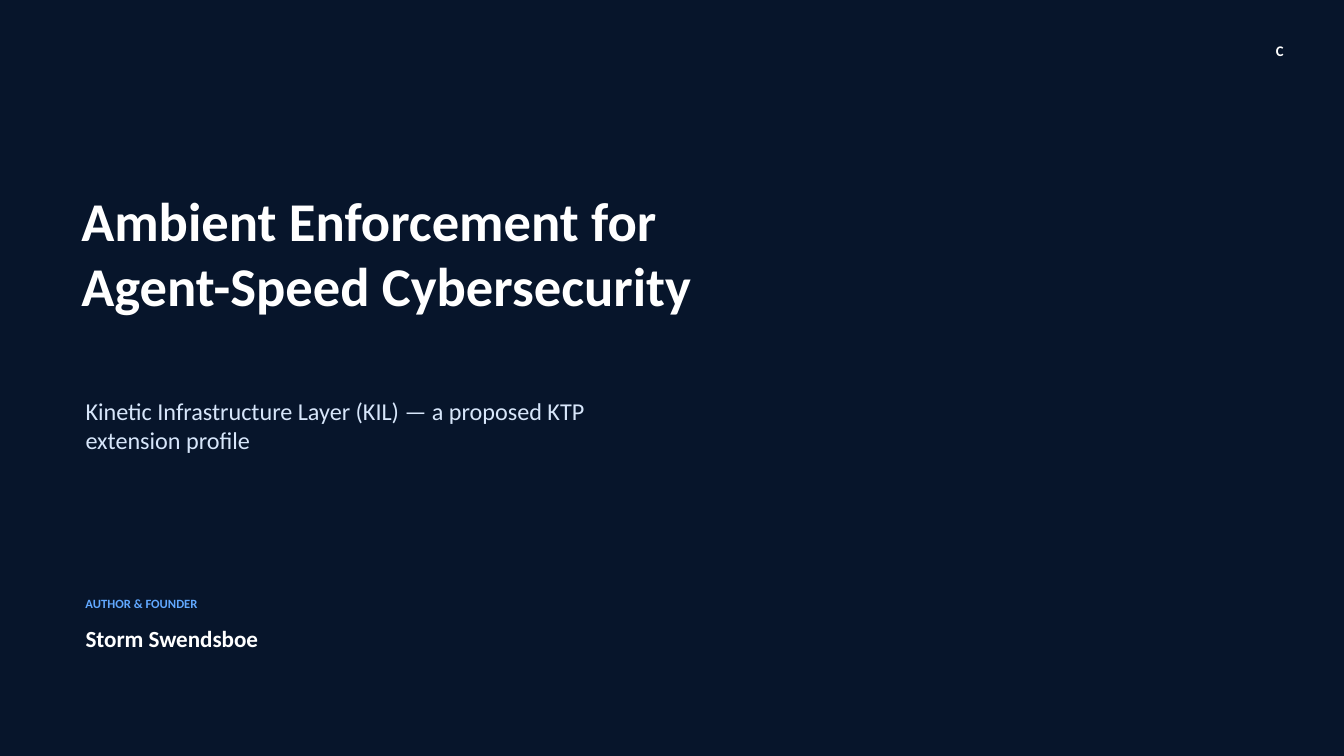
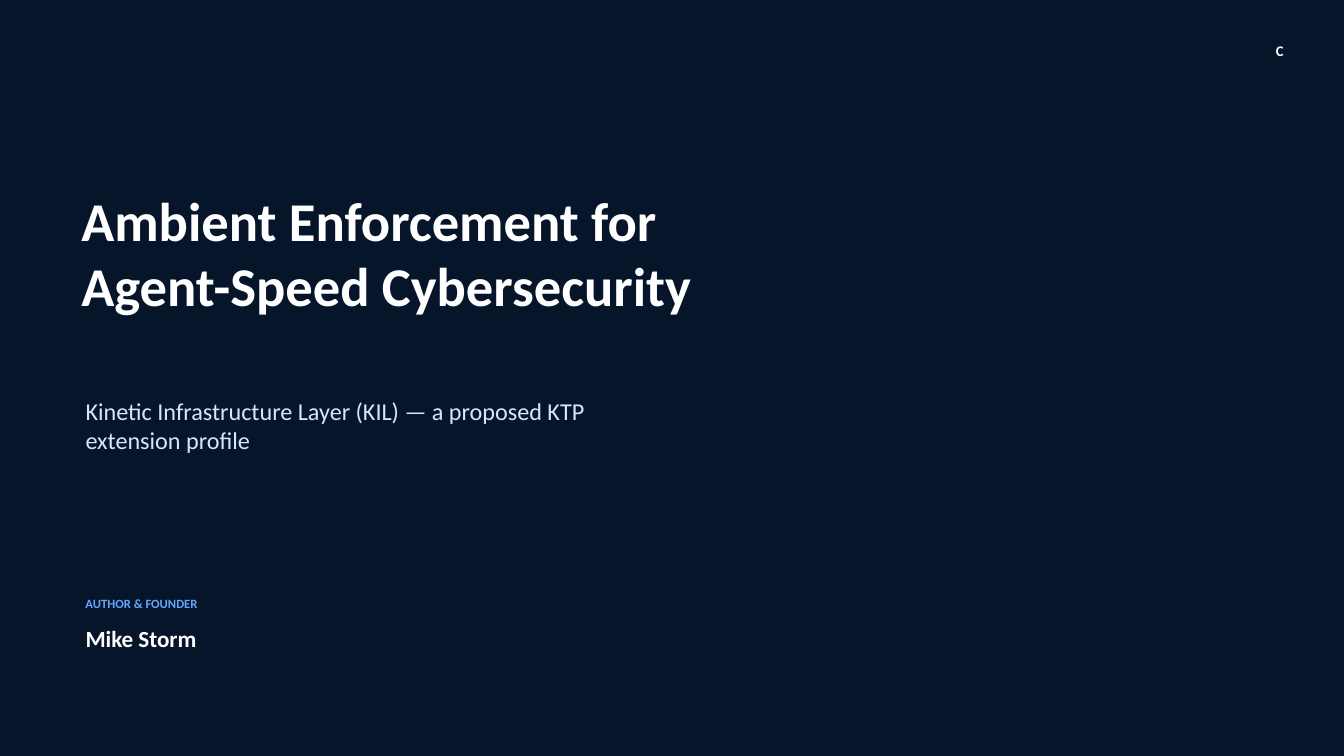
Before and after one commit to gatekeeper454/KIL, a slide deck: slide 1 of docs/presentation/KIL-Ambient-Enforcement-Demo.pptx. Drawn at 1344x756 pixels with LibreOffice and Linux fonts; fonts in the diff are those of the drawing; background and template pictures are left out. Boxes give left, top, right and bottom in pixels: in the first picture for what was removed or moved away, otherwise in the second. Text is boxed around its words. In the diff, an @@ line names an element or a change of style, - is before the commit and + after.

Commit message:
docs: correct KIL presentation founder name

```diff
--- a/docs/presentation/KIL-Ambient-Enforcement-Demo.pptx
+++ b/docs/presentation/KIL-Ambient-Enforcement-Demo.pptx
@@ text at bbox=[86, 630, 196, 647]: text changed @@
-Storm Swendsboe
+Mike Storm
```
Also in this commit, not shown: 1 other file.
